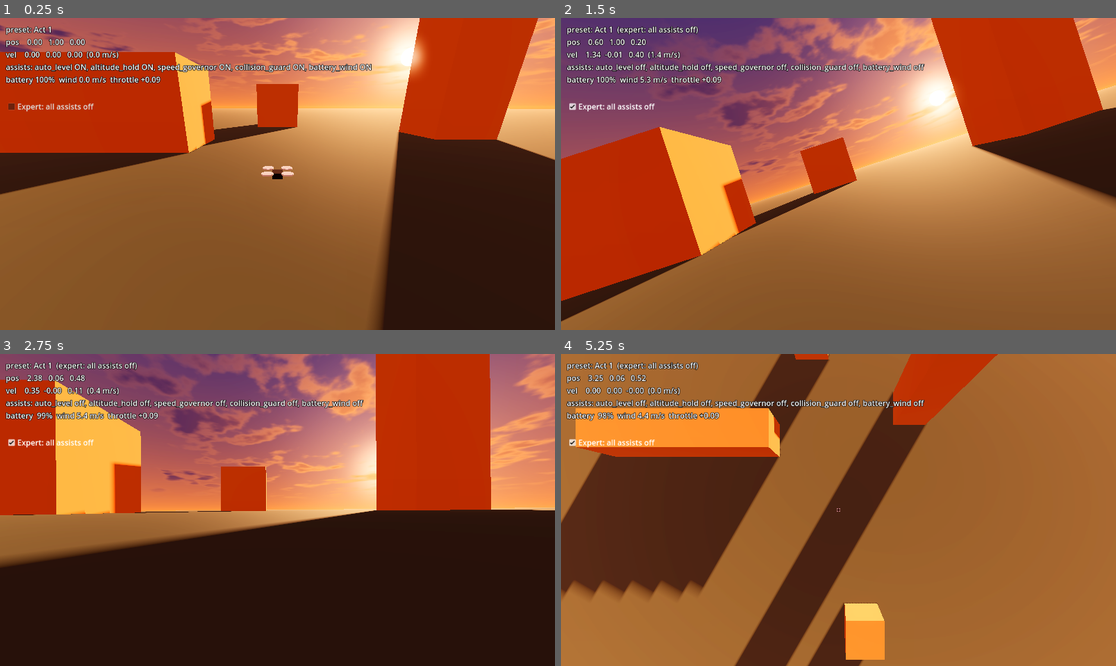
Above: before the commit, frames 1-4 (two rows, left to right).
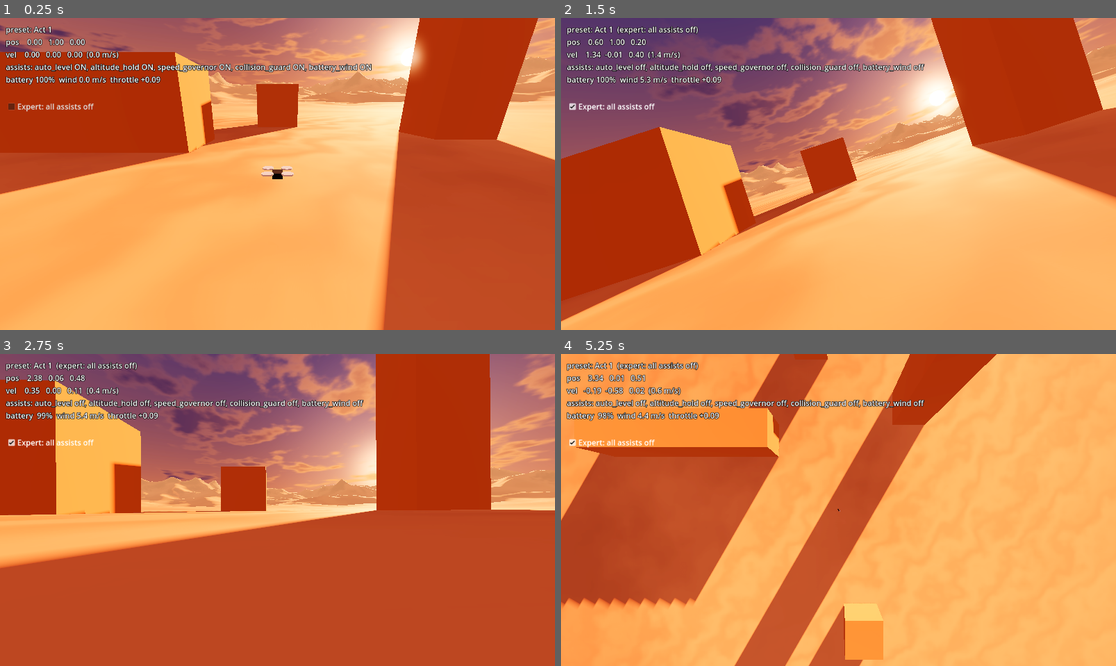
Above: after the commit, the same moments.

Repository: avdrav1/drone-sports
Game: Godot game, scene res://scenes/debug_flight.tscn
Two runs of this game, one before a commit and one after it. Both use one fixed random seed, a clock stepped at 60 frames per second and the inputs below.
Inputs (mouse positions are in pixels of both pictures, inside the frame that each line leads up to):
- Up to frame 1 (0.25 s): no input
- Up to frame 2 (1.5 s): click "Expert: all assists off" at 0.5 s; tap Enter (ui_accept) at 1.25 s; move the mouse to (960, 158) at 1.27 s; hold Right (roll_right) from 1.28 s (still down); hold C (cycle_camera) from 1.28 s (still down); click (960, 158) at 1.42 s
- Up to frame 3 (2.75 s): tap Enter (ui_accept) at 1.52 s; release Right (roll_right) at 2 s; release C (cycle_camera) at 2 s; drag from (166, 525) to (249, 572) at 2.02 s
- Up to frame 4 (5.25 s): move the mouse to (894, 441) at 2.77 s; hold Right (roll_right) 2.78-3.5 s; hold C (cycle_camera) 2.78-3.5 s; drag from (810, 572) to (672, 463) at 3.52 s; move the mouse to (1005, 556) at 4.27 s; hold Left (roll_left) 4.28-5 s; hold C (cycle_camera) 4.28-5 s; tap Enter (ui_accept) at 4.52 s; drag from (672, 463) to (755, 432) at 5.02 s

The runs differ from the first frame. In frame 1, 66% of the frame differs, in the area x 0-100%, y 12-100%; in frame 2, 46%; in frame 3, 53%; in frame 4, 89%, in the area x 0-100%, y 0-100%.

Commit message:
Story 9.2: Desert terrain
Co-Authored-By: Claude Opus 5.5 <noreply@anthropic.com>

Diff:
--- a/data/world/golden_hour.tres
+++ b/data/world/golden_hour.tres
@@ -50,10 +50,10 @@
 fog_enabled = true
 fog_light_color = Color(0.86, 0.55, 0.38, 1)
 fog_light_energy = 1.0
-fog_sun_scatter = 0.6
-fog_density = 0.002
+fog_sun_scatter = 0.25
+fog_density = 0.0016
 fog_aerial_perspective = 0.4
 fog_sky_affect = 0.05
 adjustment_enabled = true
 adjustment_contrast = 1.08
-adjustment_saturation = 1.12
+adjustment_saturation = 1.0
--- a/scenes/debug_flight.tscn
+++ b/scenes/debug_flight.tscn
@@ -13,16 +13,7 @@
 [ext_resource type="Resource" path="res://data/assists/act5.tres" id="11_act5"]
 [ext_resource type="PackedScene" path="res://scenes/camera/camera_rig.tscn" id="12_rig"]
 [ext_resource type="PackedScene" path="res://scenes/world/golden_hour.tscn" id="90_world"]
-
-[sub_resource type="BoxShape3D" id="ground_shape"]
-size = Vector3(400, 1, 400)
-
-[sub_resource type="StandardMaterial3D" id="ground_mat"]
-albedo_color = Color(0.32, 0.36, 0.3, 1)
-
-[sub_resource type="BoxMesh" id="ground_mesh"]
-material = SubResource("ground_mat")
-size = Vector3(400, 1, 400)
+[ext_resource type="PackedScene" path="res://scenes/world/desert.tscn" id="91_desert"]
 
 [sub_resource type="BoxShape3D" id="box_shape"]
 size = Vector3(4, 4, 4)
@@ -40,14 +31,7 @@
 
 [node name="GoldenHour" parent="." instance=ExtResource("90_world")]
 
-[node name="Ground" type="StaticBody3D" parent="."]
-transform = Transform3D(1, 0, 0, 0, 1, 0, 0, 0, 1, 0, -0.5, 0)
-
-[node name="Shape" type="CollisionShape3D" parent="Ground"]
-shape = SubResource("ground_shape")
-
-[node name="Mesh" type="MeshInstance3D" parent="Ground"]
-mesh = SubResource("ground_mesh")
+[node name="Ground" parent="." instance=ExtResource("91_desert")]
 
 [node name="Boxes" type="Node3D" parent="."]
 
--- a/scenes/jobs/sample_delivery.tscn
+++ b/scenes/jobs/sample_delivery.tscn
@@ -10,16 +10,7 @@
 [ext_resource type="Script" path="res://scripts/jobs/objectives/finish_under_time.gd" id="8_time"]
 [ext_resource type="Theme" path="res://scenes/ui/theme.tres" id="9_theme"]
 [ext_resource type="PackedScene" path="res://scenes/world/golden_hour.tscn" id="90_world"]
-
-[sub_resource type="BoxShape3D" id="ground_shape"]
-size = Vector3(400, 1, 400)
-
-[sub_resource type="StandardMaterial3D" id="ground_mat"]
-albedo_color = Color(0.32, 0.36, 0.3, 1)
-
-[sub_resource type="BoxMesh" id="ground_mesh"]
-material = SubResource("ground_mat")
-size = Vector3(400, 1, 400)
+[ext_resource type="PackedScene" path="res://scenes/world/desert.tscn" id="91_desert"]
 
 [sub_resource type="BoxShape3D" id="wall_shape"]
 size = Vector3(16, 8, 2)
@@ -65,14 +56,7 @@
 
 [node name="GoldenHour" parent="." instance=ExtResource("90_world")]
 
-[node name="Ground" type="StaticBody3D" parent="."]
-transform = Transform3D(1, 0, 0, 0, 1, 0, 0, 0, 1, 0, -0.5, 0)
-
-[node name="Shape" type="CollisionShape3D" parent="Ground"]
-shape = SubResource("ground_shape")
-
-[node name="Mesh" type="MeshInstance3D" parent="Ground"]
-mesh = SubResource("ground_mesh")
+[node name="Ground" parent="." instance=ExtResource("91_desert")]
 
 [node name="Wall" type="StaticBody3D" parent="."]
 transform = Transform3D(1, 0, 0, 0, 1, 0, 0, 0, 1, 0, 4, -25)
--- /dev/null
+++ b/scenes/world/desert.gdshader
@@ -0,0 +1,36 @@
+shader_type spatial;
+// Sand that turns to rock on steep, high ground, with wind ripples that fade with distance.
+
+uniform vec3 sand_color : source_color = vec3(0.9, 0.62, 0.38);
+uniform vec3 sand_dark : source_color = vec3(0.78, 0.5, 0.3);
+uniform vec3 rock_color : source_color = vec3(0.45, 0.24, 0.15);
+uniform vec3 rock_dark : source_color = vec3(0.25, 0.13, 0.09);
+uniform sampler2D detail_noise : repeat_enable, filter_linear_mipmap;
+uniform float ripple_frequency = 1.4;
+uniform float ripple_strength = 0.25;
+uniform float ripple_fade = 60.0;
+
+varying vec3 world_pos;
+varying vec3 world_normal;
+
+void vertex() {
+	world_pos = (MODEL_MATRIX * vec4(VERTEX, 1.0)).xyz;
+	world_normal = normalize((MODEL_MATRIX * vec4(NORMAL, 0.0)).xyz);
+}
+
+void fragment() {
+	float broad = texture(detail_noise, world_pos.xz * 0.0005).r;
+	float mid = texture(detail_noise, world_pos.xz * 0.006).r;
+	float slope = 1.0 - world_normal.y;
+	float rockiness = smoothstep(0.12, 0.3, slope + (mid - 0.5) * 0.2) * smoothstep(6.0, 20.0, world_pos.y);
+	vec3 sand = mix(sand_dark, sand_color, smoothstep(0.3, 0.7, broad * 0.85 + mid * 0.15));
+	vec3 rock = mix(rock_dark, rock_color, mid);
+	ALBEDO = mix(sand, rock, rockiness);
+	ROUGHNESS = mix(0.92, 0.8, rockiness);
+	// Wind ripples on sand: a bent sine across the ground, gone by ripple_fade metres away.
+	float dist = length(world_pos - CAMERA_POSITION_WORLD);
+	float phase = dot(world_pos.xz, vec2(0.8, 0.6)) * ripple_frequency + mid * 9.0;
+	float amount = ripple_strength * (1.0 - smoothstep(ripple_fade * 0.5, ripple_fade, dist)) * (1.0 - rockiness);
+	vec3 bent = normalize(world_normal + vec3(0.8, 0.0, 0.6) * cos(phase) * amount);
+	NORMAL = normalize((VIEW_MATRIX * vec4(bent, 0.0)).xyz);
+}
--- /dev/null
+++ b/scenes/world/desert.tscn
@@ -0,0 +1,24 @@
+[gd_scene load_steps=6 format=3]
+
+[ext_resource type="Script" path="res://scripts/world/desert_terrain.gd" id="1_terrain"]
+[ext_resource type="Shader" path="res://scenes/world/desert.gdshader" id="2_shader"]
+
+[sub_resource type="FastNoiseLite" id="detail"]
+seed = 3
+frequency = 0.05
+fractal_octaves = 4
+
+[sub_resource type="NoiseTexture2D" id="detail_tex"]
+width = 512
+height = 512
+seamless = true
+generate_mipmaps = true
+noise = SubResource("detail")
+
+[sub_resource type="ShaderMaterial" id="sand"]
+shader = ExtResource("2_shader")
+shader_parameter/detail_noise = SubResource("detail_tex")
+
+[node name="Ground" type="StaticBody3D"]
+script = ExtResource("1_terrain")
+material = SubResource("sand")
--- /dev/null
+++ b/scripts/world/desert_terrain.gd
@@ -0,0 +1,107 @@
+class_name DesertTerrain
+extends StaticBody3D
+# Sand flats, dunes, and a ring of rocky ridges, generated from a seeded noise at load.
+# Inside flat_radius the ground is exactly y = 0, so jobs keep their geometry.
+# Built meshes and shapes are cached per parameter set: scenes reload cheaply.
+
+@export var noise_seed := 1
+## Side of the square terrain, m.
+@export var size := 2400.0
+## Grid cells per side.
+@export var cells := 300
+@export var flat_radius := 150.0
+## Dunes rise over this distance past the flat area, m.
+@export var dune_blend := 120.0
+@export var dune_height := 10.0
+## Ridges start rising at this radius, m.
+@export var ridge_start := 330.0
+@export var ridge_height := 150.0
+@export var material: Material
+
+static var _cache := {}
+
+var _dunes := FastNoiseLite.new()
+var _ridges := FastNoiseLite.new()
+
+func _ready() -> void:
+	build()
+
+func step() -> float:
+	return size / cells
+
+## Ground height at a world XZ point (terrain at the origin).
+func height_at(x: float, z: float) -> float:
+	var r := Vector2(x, z).length()
+	# One and a half cells of margin keep the triangles at the edge flat too.
+	var flat_edge := flat_radius + step() * 1.5
+	if r <= flat_edge:
+		return 0.0
+	var dune := (_dunes.get_noise_2d(x, z) * 0.5 + 0.5) * dune_height
+	dune *= smoothstep(flat_edge, flat_edge + dune_blend, r)
+	# A slow mask varies ridge height so the skyline isn't a uniform saw.
+	var mask := _dunes.get_noise_2d(x * 0.08, z * 0.08) * 0.5 + 0.5
+	var ridge := pow(_ridges.get_noise_2d(x, z) * 0.5 + 0.5, 1.6) * ridge_height * (0.35 + mask)
+	ridge *= smoothstep(ridge_start, ridge_start + 450.0, r)
+	return dune + ridge
+
+func build() -> void:
+	_dunes.seed = noise_seed
+	_dunes.noise_type = FastNoiseLite.TYPE_SIMPLEX_SMOOTH
+	_dunes.frequency = 0.008
+	_dunes.fractal_octaves = 3
+	_ridges.seed = noise_seed + 101
+	_ridges.noise_type = FastNoiseLite.TYPE_SIMPLEX_SMOOTH
+	_ridges.fractal_type = FastNoiseLite.FRACTAL_RIDGED
+	_ridges.frequency = 0.0018
+	_ridges.fractal_octaves = 4
+	_ridges.fractal_gain = 0.45
+	var key := [noise_seed, size, cells, flat_radius, dune_blend, dune_height, ridge_start, ridge_height]
+	if not _cache.has(key):
+		_cache[key] = _generate()
+	var built: Array = _cache[key]
+	var mesh_instance := MeshInstance3D.new()
+	mesh_instance.name = "Mesh"
+	mesh_instance.mesh = built[0]
+	mesh_instance.material_override = material
+	add_child(mesh_instance)
+	var shape := CollisionShape3D.new()
+	shape.name = "Shape"
+	shape.shape = built[1]
+	# HeightMapShape3D has 1 m spacing; scale uniformly and store heights in scaled units.
+	shape.scale = Vector3.ONE * step()
+	add_child(shape)
+
+func _generate() -> Array:
+	var n := cells + 1
+	var s := step()
+	var half := size * 0.5
+	var heights := PackedFloat32Array()
+	heights.resize(n * n)
+	for j in n:
+		for i in n:
+			heights[j * n + i] = height_at(-half + i * s, -half + j * s)
+	var st := SurfaceTool.new()
+	st.begin(Mesh.PRIMITIVE_TRIANGLES)
+	for j in n:
+		for i in n:
+			st.set_uv(Vector2(i, j) / cells)
+			st.add_vertex(Vector3(-half + i * s, heights[j * n + i], -half + j * s))
+	for j in cells:
+		for i in cells:
+			var a := j * n + i
+			st.add_index(a)
+			st.add_index(a + 1)
+			st.add_index(a + n)
+			st.add_index(a + 1)
+			st.add_index(a + n + 1)
+			st.add_index(a + n)
+	st.generate_normals()
+	var mesh := st.commit()
+	var shape := HeightMapShape3D.new()
+	shape.map_width = n
+	shape.map_depth = n
+	var scaled := heights.duplicate()
+	for k in scaled.size():
+		scaled[k] /= s
+	shape.map_data = scaled
+	return [mesh, shape]
--- /dev/null
+++ b/tests/test_desert_terrain.gd
@@ -0,0 +1,81 @@
+extends RefCounted
+# Story 9.2: desert terrain. Flat flight area, seeded ridges with collision.
+
+const Sim = preload("res://tests/sim.gd")
+const DESERT := preload("res://scenes/world/desert.tscn")
+
+func _terrain(seed := 1) -> DesertTerrain:
+	var t: DesertTerrain = DESERT.instantiate()
+	t.noise_seed = seed
+	return Sim.add(t)
+
+## Highest ground on a ring of radius r.
+func _peak(t: DesertTerrain, r: float) -> Vector3:
+	var best := Vector3.ZERO
+	for i in 72:
+		var a := TAU * i / 72.0
+		var p := Vector3(cos(a) * r, 0.0, sin(a) * r)
+		p.y = t.height_at(p.x, p.z)
+		if p.y > best.y:
+			best = p
+	return best
+
+func test_flight_area_is_flat() -> bool:
+	var t := _terrain()
+	await Sim.physics_frames(2)
+	var space := t.get_world_3d().direct_space_state
+	var ok := true
+	for i in 40:
+		var a := TAU * i / 40.0
+		for r in [0.0, 50.0, 100.0, 148.0]:
+			# Offset so no ray runs exactly down a triangle seam.
+			var p := Vector3(cos(a) * r + 0.37, 0.0, sin(a) * r + 0.21)
+			var hit := space.intersect_ray(PhysicsRayQueryParameters3D.create(p + Vector3.UP * 50.0, p + Vector3.DOWN * 50.0))
+			if hit.is_empty() or absf(hit.position.y) > 0.001:
+				ok = false
+	t.free()
+	return ok
+
+func test_ridges_repeat_with_seed() -> bool:
+	var a := _terrain(5)
+	var b := _terrain(5)
+	var c := _terrain(6)
+	var same := true
+	var differs := false
+	for i in 50:
+		var x := 400.0 + i * 13.0
+		var z := -300.0 + i * 7.0
+		same = same and a.height_at(x, z) == b.height_at(x, z)
+		differs = differs or a.height_at(x, z) != c.height_at(x, z)
+	var tall := _peak(a, 800.0).y > 40.0
+	a.free()
+	b.free()
+	c.free()
+	return same and differs and tall
+
+func test_ridge_is_a_contact() -> bool:
+	var t := _terrain()
+	var peak := _peak(t, 700.0)
+	# Motors off: it drops onto the ridge.
+	var d := Sim.drone(Sim.intent(-1.0), peak + Vector3.UP * 3.0)
+	d.contact_monitor = true
+	d.max_contacts_reported = 4
+	var hits := []
+	d.body_entered.connect(func(body): hits.append(body))
+	await Sim.physics_frames(120)
+	# It may slide down the slope, but it rests on the surface, not inside it.
+	var pos := d.global_position
+	var ok := hits.has(t) and pos.y > t.height_at(pos.x, pos.z) - 0.5 and pos.y > 40.0
+	d.free()
+	t.free()
+	return ok
+
+func test_scenes_load_without_errors() -> bool:
+	for path in ["res://scenes/debug_flight.tscn", "res://scenes/jobs/sample_delivery.tscn"]:
+		var scene: Node = Sim.add(load(path).instantiate())
+		await Sim.process_frames(3)
+		var ok: bool = scene.get_node_or_null("Ground") is DesertTerrain
+		scene.free()
+		if not ok:
+			return false
+	return true
Not shown, added: scenes/world/desert.gdshader.uid
Not shown, added: scripts/world/desert_terrain.gd.uid
Not shown, added: tests/test_desert_terrain.gd.uid
Not shown, changed: docs/BACKLOG.md
